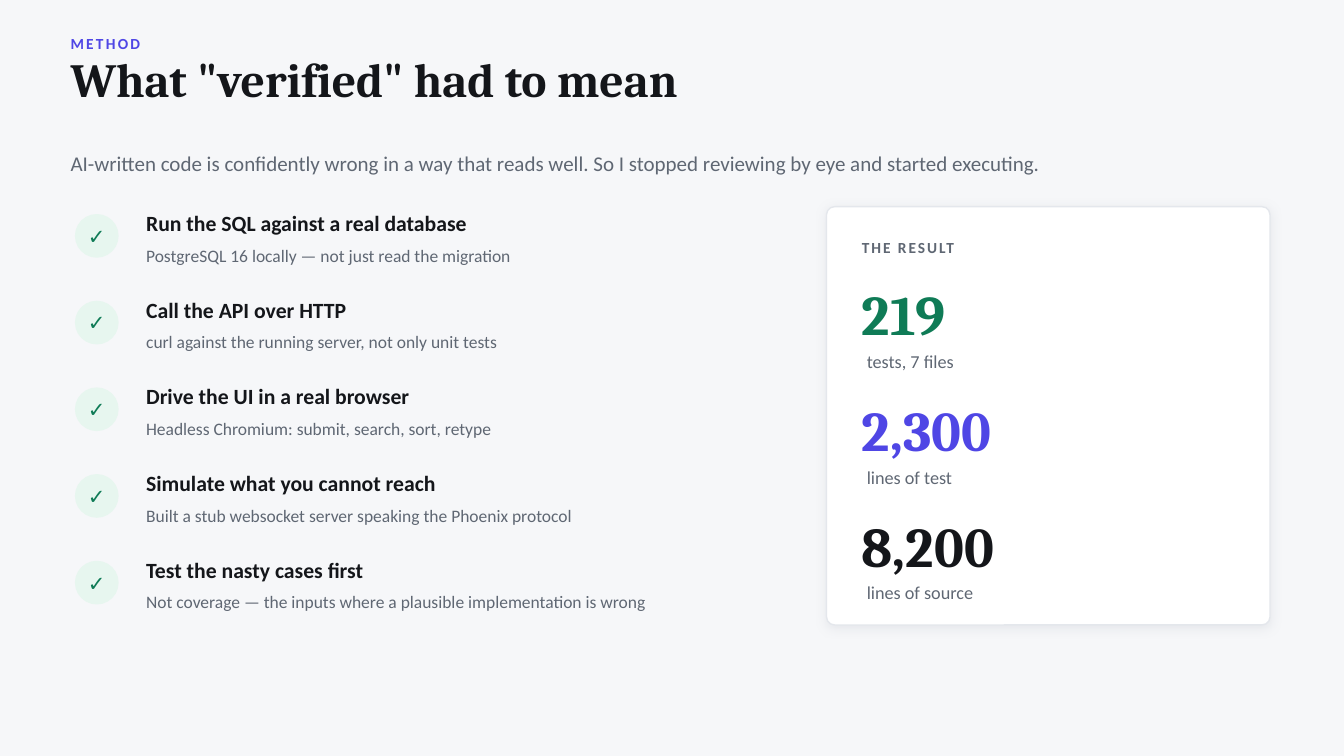
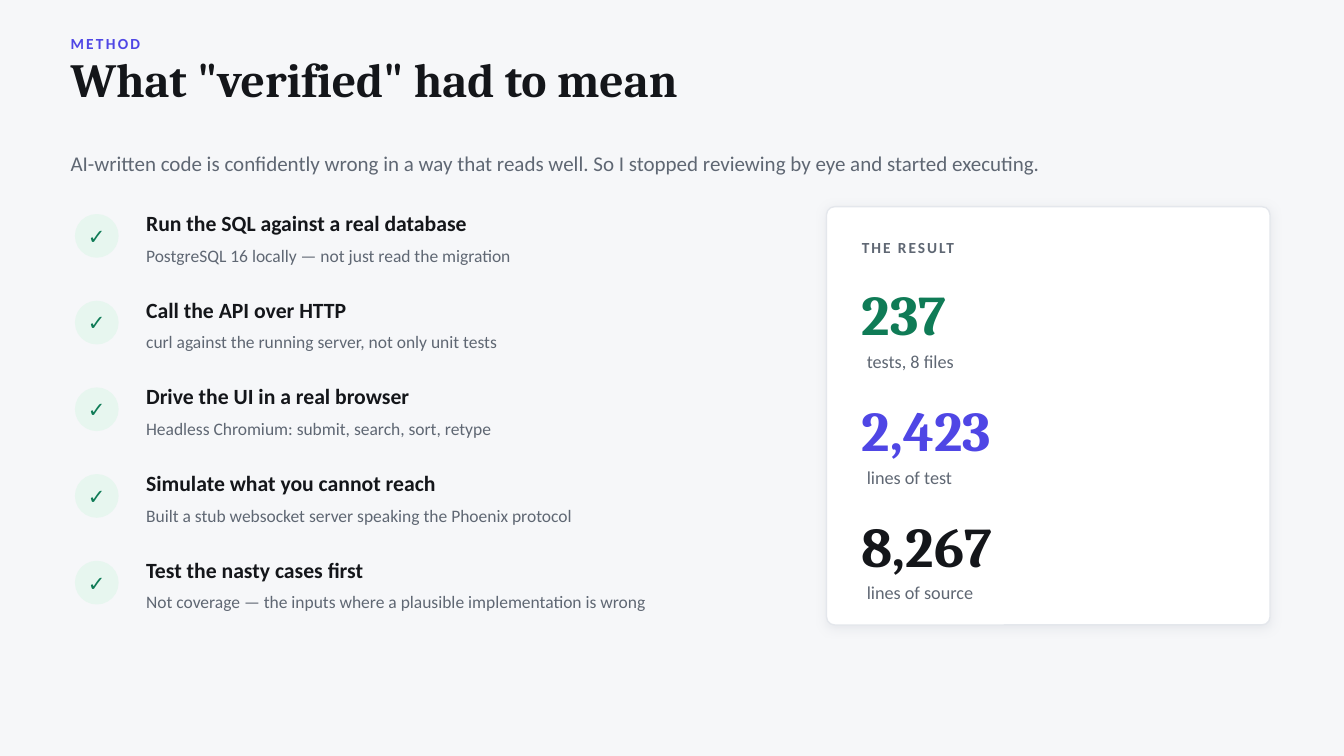
Before and after one commit to code-jhon/headless-cms-admin-panel, a slide deck: slide 5 of docs/AI_WORKFLOW_DECK.pptx. Drawn at 1344x756 pixels with LibreOffice and Linux fonts; fonts in the diff are those of the drawing. Boxes give left, top, right and bottom in pixels: in the first picture for what was removed or moved away, otherwise in the second. Text is boxed around its words. In the diff, an @@ line names an element or a change of style, - is before the commit and + after.

```diff
--- a/docs/AI_WORKFLOW_DECK.pptx
+++ b/docs/AI_WORKFLOW_DECK.pptx
@@ text at [862,297,946,336]: text changed @@
-219
+237
@@ text at [867,355,954,370]: text changed @@
-tests, 7 files
+tests, 8 files
@@ text at [862,413,991,459]: text changed @@
-2,300
+2,423
@@ text at [862,529,992,575]: text changed @@
-8,200
+8,267
```
Also in this commit, not shown: 2 other slides changed, 14 other files.
